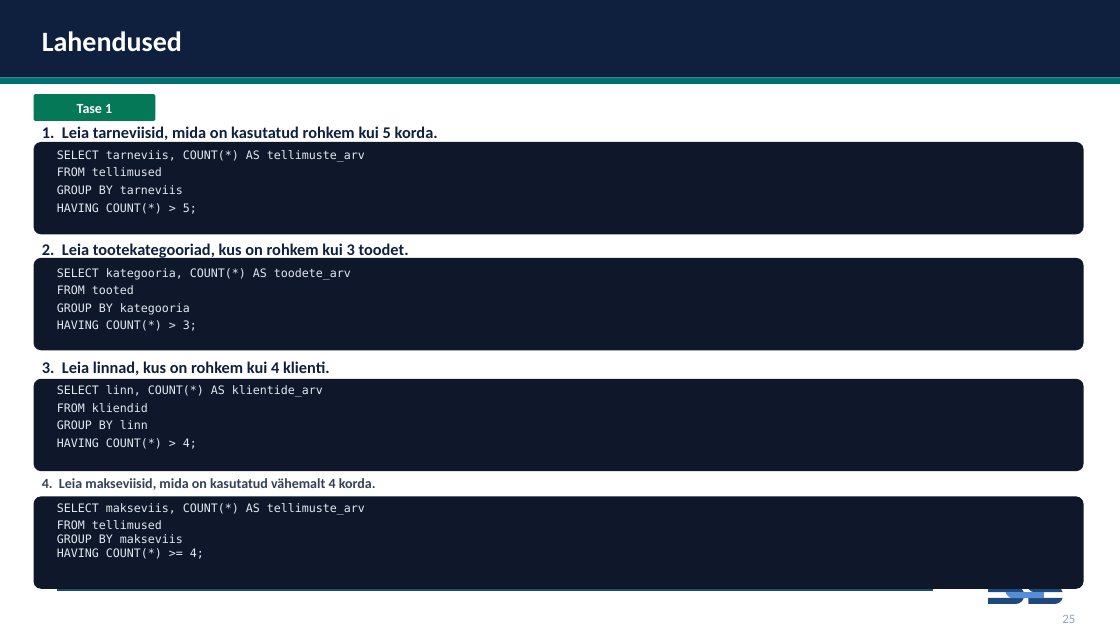
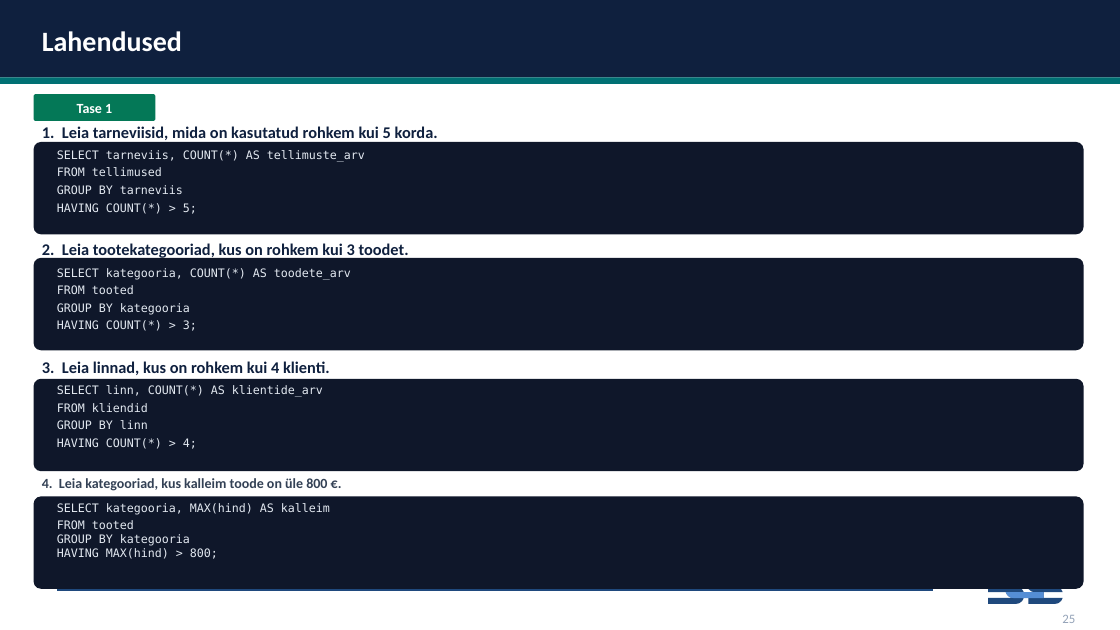
Before and after one commit to emilieabel/andmetarkus, a slide deck: slide 23 of Materjalid/Day7 SQL/7-paev-andmetarkus-esitlus.pptx (slide 24 before the commit). Drawn at 1120x630 pixels with LibreOffice and Linux fonts; fonts in the diff are those of the drawing. Boxes give left, top, right and bottom in pixels: in the first picture for what was removed or moved away, otherwise in the second. Text is boxed around its words. In the diff, an @@ line names an element or a change of style, - is before the commit and + after.

```diff
--- a/Materjalid/Day7 SQL/7-paev-andmetarkus-esitlus.pptx
+++ b/Materjalid/Day7 SQL/7-paev-andmetarkus-esitlus.pptx
@@ text at <box>42,478,327,491</box>: text changed @@
-4. Leia makseviisid, mida on kasutatud vähemalt 4 korda.
+4. Leia kategooriad, kus kalleim toode on üle 800 €.
@@ text at <box>57,503,330,559</box>: text changed @@
-SELECT makseviis, COUNT(*) AS tellimuste_arv
-FROM tellimused
-GROUP BY makseviis
-HAVING COUNT(*) >= 4;
+SELECT kategooria, MAX(hind) AS kalleim
+FROM tooted
+GROUP BY kategooria
+HAVING MAX(hind) > 800;
```
Also in this commit, not shown: 21 other slides changed, 2 slides removed, 2 other files.
